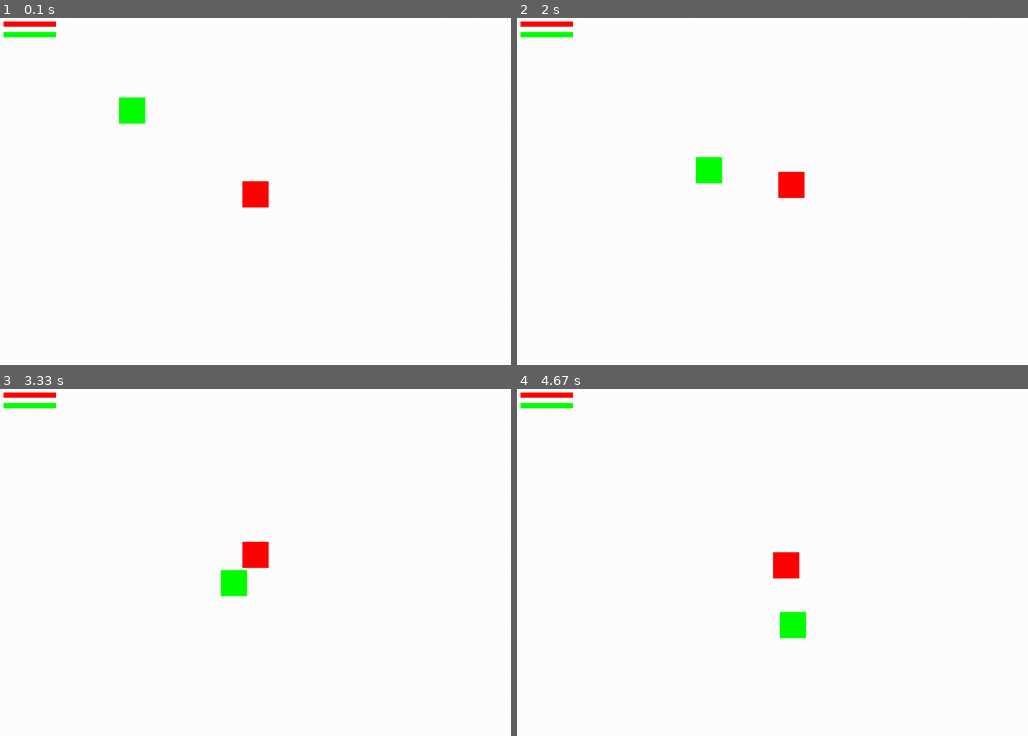
Above: before the commit, frames 1-4 (two rows, left to right).
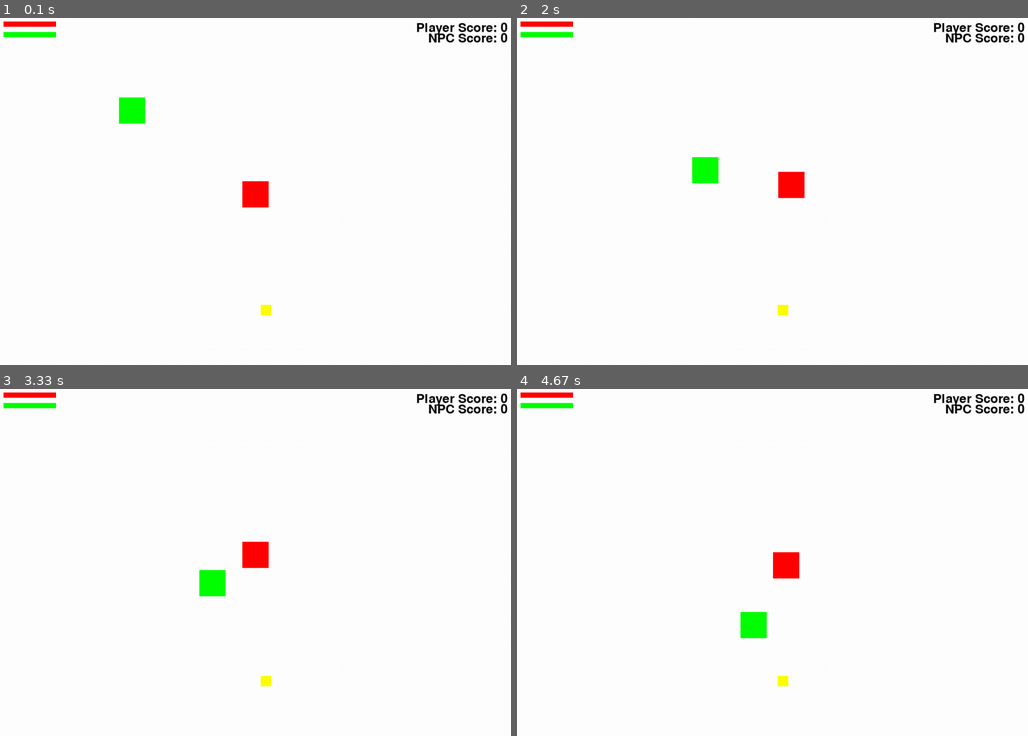
Above: after the commit, the same moments.

Repository: Kidd-buu/mmorpgPYTHON
Game: pygame game, started from pygame_2023.py
Two runs of this game, one before a commit and one after it. Both use one fixed random seed, a clock stepped at 60 frames per second and the inputs below.
Inputs:
- Up to frame 1 (0.1 s): no input
- Up to frame 2 (2 s): hold Right 0.33-0.8 s; hold Up 0.83-1.13 s; hold Right 1.17-1.63 s; hold Left from 1.67 s (still down)
- Up to frame 3 (3.33 s): release Left at 2.2 s; hold Down 2.23-2.53 s; hold Left 2.57-2.97 s; hold Up from 3 s (still down)
- Up to frame 4 (4.67 s): release Up at 3.37 s; hold Right 3.4-4.03 s; hold Down 4.07-4.43 s; hold Left from 4.47 s (still down)

The runs differ from the first frame. In frame 1, 0.6% of the frame differs, in the area x 51-100%, y 1-86%; in frame 2, 0.7%; in frame 3, 1.2%; in frame 4, 1.4%, in the area x 43-100%, y 1-86%.

Commit message:
Nibit_Game_1.0.py

Diff:
--- a/pygame_2023.py
+++ b/pygame_2023.py
@@ -1,4 +1,5 @@
 import pygame
+import random
 
 # Initialize Pygame
 pygame.init()
@@ -24,6 +25,7 @@
         self.rect.center = (screen_width // 2, screen_height // 2)
         self.health = player_health
         self.speed = 1 # Change this value to adjust the player's speed
+        self.score = 0
 
     def update(self):
         keys = pygame.key.get_pressed()
@@ -46,22 +48,37 @@
         self.rect.center = (screen_width // 4, screen_height // 4)
         self.health = npc_health
         self.speed = 1 # Change this value to adjust the NPC's speed
+        self.score = 0
 
     def update(self):
-        self.rect.x += self.speed
-        self.rect.y += self.speed
-        if self.rect.right > screen_width or self.rect.left < 0:
-            self.speed *= -1
-        if self.rect.bottom > screen_height or self.rect.top < 0:
-            self.speed *= -1
+        dx = fruit.rect.x - self.rect.x
+        dy = fruit.rect.y - self.rect.y
+        dist = max(1, (dx ** 2 + dy ** 2) ** 0.5)
+        dx = dx / dist
+        dy = dy / dist
+        self.rect.x += dx * self.speed
+        self.rect.y += dy * self.speed
 
-# Create the player and NPC sprites
+# Define the fruit class
+class Fruit(pygame.sprite.Sprite):
+    def __init__(self):
+        super().__init__()
+        self.image = pygame.Surface((20, 20))
+        self.image.fill((255, 255, 0))
+        self.rect = self.image.get_rect()
+        self.rect.center = (random.randint(0, screen_width), random.randint(0, screen_height))
+
+    def update(self):
+        pass
+
+# Create the player, NPC, and fruit sprites
 player = Player()
 npc = NPC()
+fruit = Fruit()
 
 # Create the sprite groups
 all_sprites = pygame.sprite.Group()
-all_sprites.add(player, npc)
+all_sprites.add(player, npc, fruit)
 
 # Set the game loop
 running = True
@@ -74,6 +91,20 @@
     # Update the sprites
     all_sprites.update()
 
+    # Check for collisions between the player and fruit
+    if pygame.sprite.collide_rect(player, fruit):
+        player.score += 1
+        fruit.kill()
+        fruit = Fruit()
+        all_sprites.add(fruit)
+
+    # Check for collisions between the NPC and fruit
+    if pygame.sprite.collide_rect(npc, fruit):
+        npc.score += 1
+        fruit.kill()
+        fruit = Fruit()
+        all_sprites.add(fruit)
+
     # Draw the sprites
     screen.fill((255, 255, 255))
     all_sprites.draw(screen)
@@ -82,6 +113,13 @@
     pygame.draw.rect(screen, (255, 0, 0), (10, 10, player.health, 10))
     pygame.draw.rect(screen, (0, 255, 0), (10, 30, npc.health, 10))
 
+    # Draw the score
+    font = pygame.font.Font(None, 36)
+    player_score_text = font.render(f"Player Score: {player.score}", True, (0, 0, 0))
+    npc_score_text = font.render(f"NPC Score: {npc.score}", True, (0, 0, 0))
+    screen.blit(player_score_text, (screen_width - player_score_text.get_width() - 10, 10))
+    screen.blit(npc_score_text, (screen_width - npc_score_text.get_width() - 10, 30))
+
     # Update the display
     pygame.display.flip()
 
